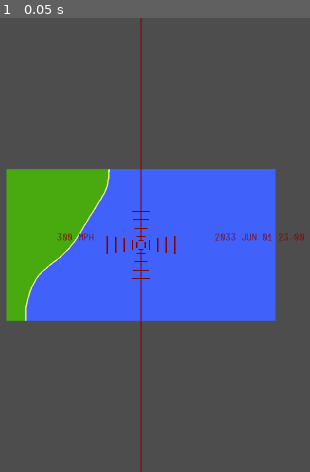
Above: before the commit, frame 1.
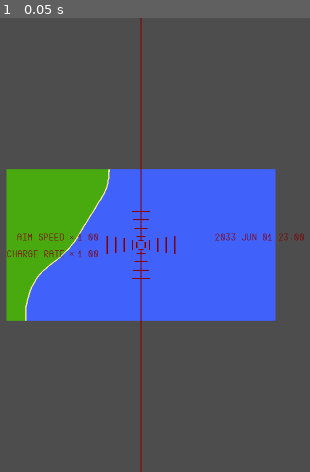
Above: after the commit, the same moment.

Repository: nschrag/BigHurricaneHunter
Game: Godot game, scene res://Map01.tscn
Two runs of this game, one before a commit and one after it. Both use one fixed random seed, a clock stepped at 60 frames per second and the inputs below. This scene is started directly instead of the project's main scene.
Inputs:
- Up to frame 1 (0.05 s): no input

The runs differ from the first frame. In frame 1, 0.4% of the frame differs, in the area x 2-32%, y 47-53%.
Error in both runs: Invalid assignment of property or key 'visible' with value of type 'bool' on a base object of type 'null instance'. (res://Game.gd:55)

Commit message:
Added charge rate bonus with multiplier display

Diff:
--- a/DamageMeter.gd
+++ b/DamageMeter.gd
@@ -5,6 +5,9 @@
 @export var max_damage: float = 10**4
 var damage_meter: Line2D
 var damage_meter_length: float
+
+func reset_state() -> void:
+	_on_total_damage_changed(0)
 
 func _ready() -> void:
 	damage_meter = $Background/Value
--- a/Game.gd
+++ b/Game.gd
@@ -65,6 +65,7 @@
 func begin_state_play() -> void:
 	$HighScoreDisplay.visible = false
 	$Map01/Area2D.damage = 0
+	$DamageMeter.reset_state()
 	game_timer.start_timer()
 	reticule.show_text(true, true)
 	current_spawn_rate = spawn_rate
--- a/Map02.tscn
+++ b/Map02.tscn
@@ -53,10 +53,7 @@
 [node name="Camera2D" type="Camera2D" parent="."]
 
 [node name="Reticule" parent="." node_paths=PackedStringArray("hurricane_parent") instance=ExtResource("4_s03es")]
-speed = 300
 hurricane_parent = NodePath("../Map01")
-max_charge_level = 5
-full_charge_time = 2.0
 
 [node name="DamageMeter" type="Node2D" parent="."]
 script = ExtResource("8_6k02l")
--- a/Reticule.gd
+++ b/Reticule.gd
@@ -13,7 +13,8 @@
 @onready var vertical_up: Line2D = $Vertical/Vertical_U
 @onready var vertical_down: Line2D = $Vertical/Vertical_D
 @onready var center = $Center
-@onready var aim_speed_label = $Center/AimSpeed
+@onready var aim_speed_label = $Center/AimSpeed/Value
+@onready var charge_speed_label = $Center/ChargeSpeed/Value
 @onready var timer_label = $Center/DateTime
 
 signal fire(target_pos:Vector2, fully_charged:bool)
@@ -24,17 +25,22 @@
 var charge_level_radius: Array[int]
 @export var max_charge_level: int = 5
 @export var full_charge_time: float = 2
-@onready var charge_rate = full_charge_time / max_charge_level
+#@onready var charge_rate = full_charge_time / max_charge_level
 
 var hit_streak: int = 0
-var bonus_level: int = 0;
+var speed_bonus_level: int = 0;
+var charge_bonus_level: int = 0;
 
 func get_speed() -> float:
-	var s = speed + bonus_level * 10
+	var s = speed * (1 + speed_bonus_level * 0.05)
 	if Input.is_action_pressed("fire"):
 		return s * 0.25
 	else:
 		return s
+
+func get_charge_rate() -> float:
+	var t = full_charge_time * (1 - charge_bonus_level * 0.05)
+	return 1 / t
 
 func _ready() -> void:
 	charge_level_radius = [
@@ -44,6 +50,7 @@
 		abs($Center/HHash1.position.x),
 		0 # full charge precision
 	]
+
 func is_fully_charged() -> bool:
 	return charge_level >= max_charge_level
 
@@ -56,7 +63,7 @@
 		set_reticule_position(center.position + input_vector * get_speed() * delta)
 
 	if Input.is_action_pressed("fire"):
-		charge += charge_rate * delta
+		charge += get_charge_rate() * delta
 		if charge * max_charge_level > charge_level + 1:
 			charge_level = charge * max_charge_level
 			charge_level_changed.emit(charge_level)
@@ -74,10 +81,15 @@
 	hit_streak = 0
 	charge = 0
 	charge_level = 0
+	charge_bonus_level = 0
+	speed_bonus_level = 0
 	charge_level_changed.emit(charge_level)
+	aim_speed_label.text = "1.00"
+	charge_speed_label.text = "1.00"
 
 func show_text(show_aim_speed: bool, show_timer: bool) -> void:
-	aim_speed_label.visible = show_aim_speed
+	aim_speed_label.get_parent().visible = show_aim_speed
+	charge_speed_label.get_parent().visible = show_aim_speed
 	timer_label.visible = show_timer
 
 func random_in_circle(radius: float) -> Vector2:
@@ -102,8 +114,12 @@
 		if success:
 			hit_streak += 1
 			if hit_streak > max_charge_level:
-				bonus_level += 1
-				aim_speed_label.text = "%d mph" % get_speed()
+				if randf() <= 0.5:
+					speed_bonus_level += 1
+					aim_speed_label.text = str(1 + speed_bonus_level * 0.05)
+				else:
+					charge_bonus_level += 1
+					charge_speed_label.text = str(1 + charge_bonus_level * 0.05)
 		else:
 			hit_streak = 0
 
--- a/Reticule.tscn
+++ b/Reticule.tscn
@@ -80,14 +80,70 @@
 script = ExtResource("2_d8v40")
 
 [node name="AimSpeed" type="Label" parent="Center"]
-offset_left = -214.0
+offset_left = -295.0
 offset_top = -31.0
-offset_right = -112.0
-offset_bottom = -1.0
+offset_right = -182.0
+offset_bottom = -6.0
 theme = ExtResource("3_7l3bn")
-text = "300 mph"
+text = "Aim Speed"
 label_settings = ExtResource("4_iqx64")
-horizontal_alignment = 2
+
+[node name="x" type="Label" parent="Center/AimSpeed"]
+layout_mode = 1
+anchors_preset = 4
+anchor_top = 0.5
+anchor_bottom = 0.5
+offset_left = 124.0
+offset_top = -5.5
+offset_right = 137.0
+offset_bottom = 19.5
+grow_vertical = 2
+scale = Vector2(1, 0.5)
+theme = ExtResource("3_7l3bn")
+text = "x"
+label_settings = ExtResource("4_iqx64")
+vertical_alignment = 1
+
+[node name="Value" type="Label" parent="Center/AimSpeed"]
+offset_left = 144.0
+offset_right = 194.0
+offset_bottom = 25.0
+theme = ExtResource("3_7l3bn")
+text = "1.00	"
+label_settings = ExtResource("4_iqx64")
+
+[node name="ChargeSpeed" type="Label" parent="Center"]
+offset_left = -319.0
+offset_top = 9.0
+offset_right = -156.0
+offset_bottom = 39.0
+theme = ExtResource("3_7l3bn")
+text = "Charge Rate"
+label_settings = ExtResource("4_iqx64")
+
+[node name="x" type="Label" parent="Center/ChargeSpeed"]
+layout_mode = 1
+anchors_preset = 4
+anchor_top = 0.5
+anchor_bottom = 0.5
+offset_left = 148.0
+offset_top = -9.0
+offset_right = 161.0
+offset_bottom = 16.0
+grow_vertical = 2
+scale = Vector2(1, 0.5)
+theme = ExtResource("3_7l3bn")
+text = "x"
+label_settings = ExtResource("4_iqx64")
+vertical_alignment = 1
+
+[node name="Value" type="Label" parent="Center/ChargeSpeed"]
+offset_left = 168.0
+offset_right = 218.0
+offset_bottom = 25.0
+theme = ExtResource("3_7l3bn")
+text = "1.00	"
+label_settings = ExtResource("4_iqx64")
 
 [node name="DateTime" type="Label" parent="Center"]
 offset_left = 175.0
